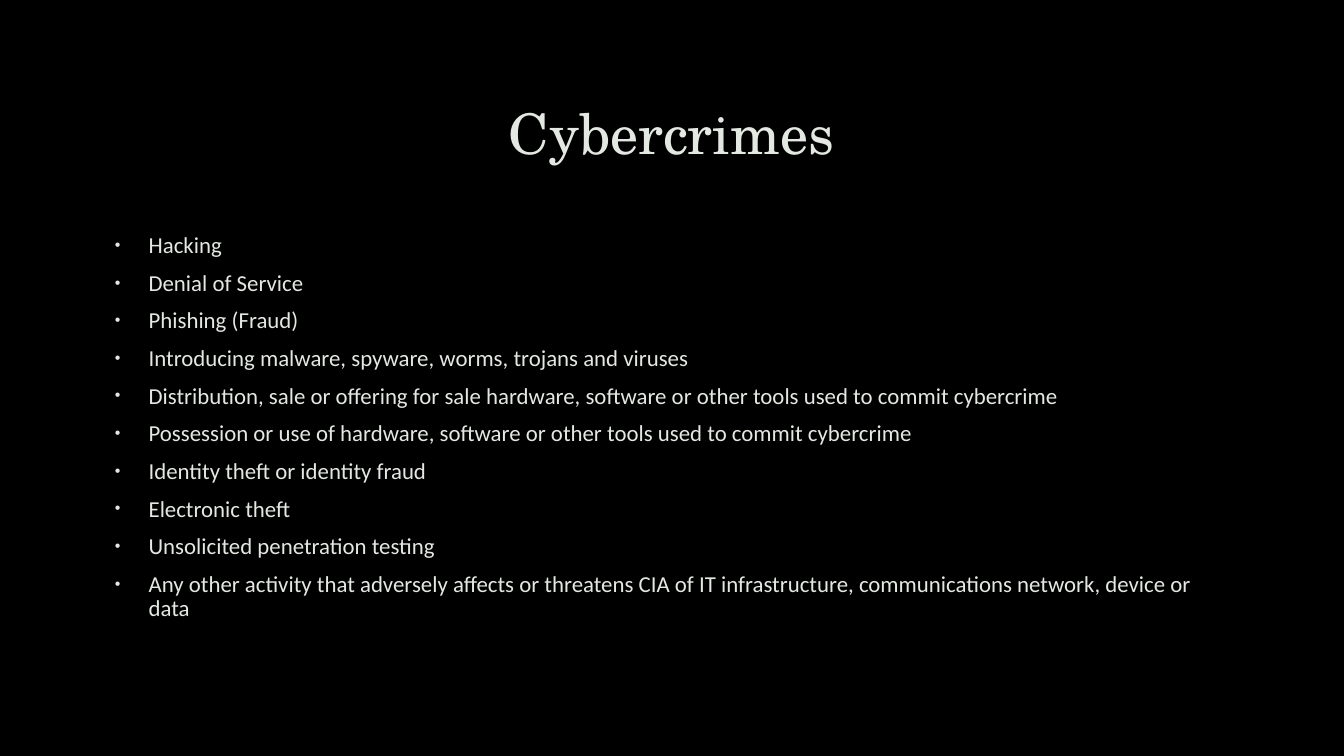
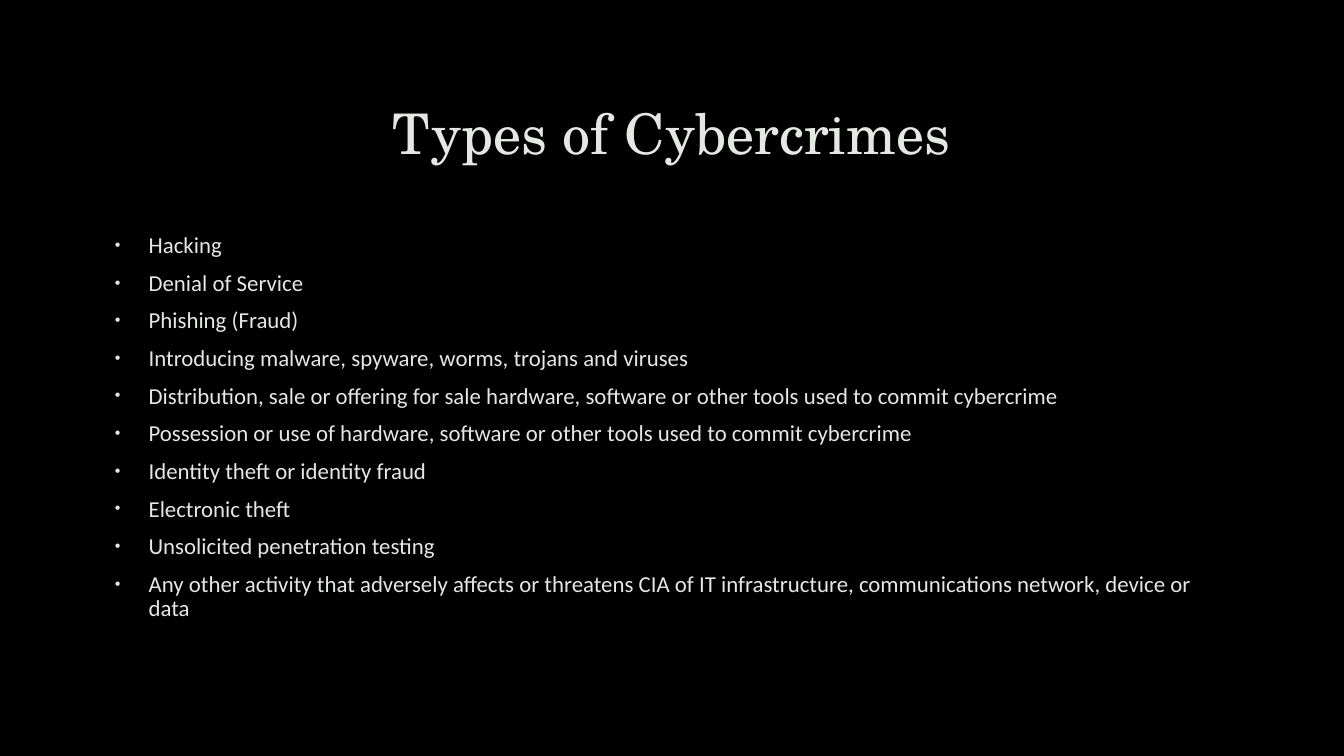
Before and after one commit to uwacsp/cits1003, a slide deck: slide 16 of Lectures/CITS1003-11 Cyber Law.pptx (slide 6 before the commit). Drawn at 1344x756 pixels with LibreOffice and Linux fonts; fonts in the diff are those of the drawing; background and template pictures are left out. Boxes give left, top, right and bottom in pixels: in the first picture for what was removed or moved away, otherwise in the second. Text is boxed around its words. In the diff, an @@ line names an element or a change of style, - is before the commit and + after.

```diff
--- a/Lectures/CITS1003-11 Cyber Law.pptx
+++ b/Lectures/CITS1003-11 Cyber Law.pptx
@@ title at <box>393,112,950,166</box>: text changed @@
-Cybercrimes
+Types of Cybercrimes
```
Also in this commit, not shown: 6 other slides changed, 10 slides added, 3 other files.
